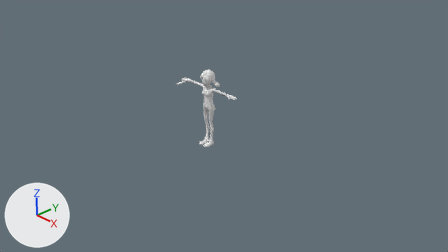
An edit to the Blender file art/wota-girl/wota-girl.blend, drawn before and after from the same camera.
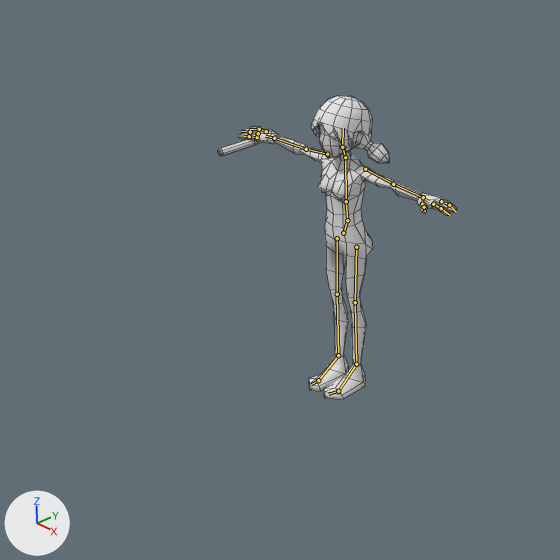
Each version is shown from the file's camera 'Camera', then close up on the part from 27% to 59% of the width and 18% to 75% of the height. Lighting does not change. The marker at lower left points along +X, +Y and +Z. The bones that bend it are drawn over the model as lines in the close-ups. The close-ups show mesh edges as thin lines.

The first close-up shows 'Woman'.
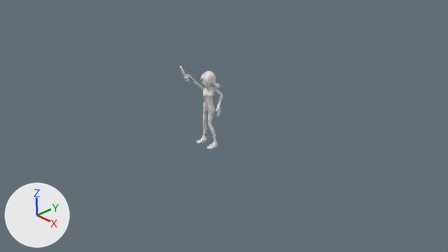
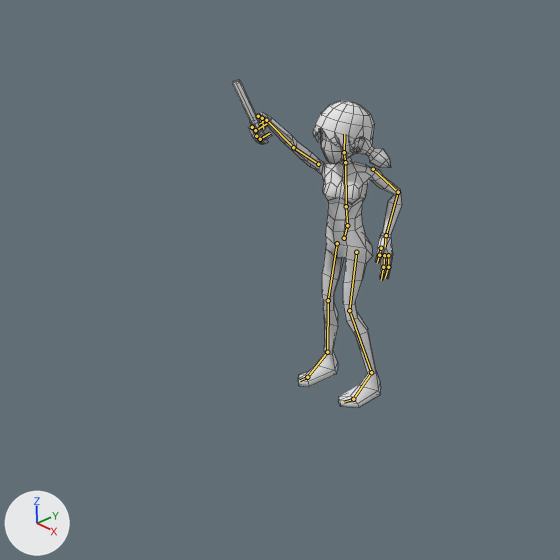
The newer file adds an action. The first version stands in its rest pose; the second is drawn at frame 13 of the action 'LightstickUp'.

What the commit changed:
Bone 'Base' (bone_base) moves from (0.0, 0.0, 0.0) to (0.0, -0.029, 0.013).
Bone 'Torso' (bone_torso) turns from (0, 0, 0) to (0, 32, -1) degrees about its own x, y and z.
Bone 'Head' (bone_head) turns from (0, 0, 0) to (-1, -33, 3) degrees about its own x, y and z.
Bone 'Arm.L' (bone_arm_l) turns from (0, 0, 0) to (16, -2, 42) degrees about its own x, y and z.
Bone 'Forearm.L' (bone_forearm_l) turns from (0, 0, 0) to (-25, 7, 62) degrees about its own x, y and z.
Bone 'Hand.L' (bone_hand_l) turns from (0, 0, 0) to (-11, 22, -17) degrees about its own x, y and z.
Bone 'Arm.R' (bone_arm_r) turns from (0, 0, 0) to (-101, 52, -39) degrees about its own x, y and z.
Bone 'Forearm.R' (bone_forearm_r) turns from (0, 0, 0) to (1, 26, -3) degrees about its own x, y and z.
Bone 'Hand.R' (bone_hand_r) turns from (0, 0, 0) to (65, 30, 4) degrees about its own x, y and z.
Bone 'Thumb0.R' (bone_thumb0_r) moves from (0.0, 0.0, 0.0) to (0.032, -0.006, -0.001).
Bone 'Thumb0.R' (bone_thumb0_r) turns from (0, 0, 0) to (14, 13, -71) degrees about its own x, y and z.
Bone 'Thumb1.R' (bone_thumb1_r) turns from (0, 0, 0) to (91, -1, 24) degrees about its own x, y and z.
Bone 'Index0.R' (bone_index0_r) moves from (0.0, 0.0, 0.0) to (0.001, 0.0, 0.0).
Bone 'Index0.R' (bone_index0_r) turns from (0, 0, 0) to (6, -23, -57) degrees about its own x, y and z.
Bone 'Index1.R' (bone_index1_r) moves from (0.0, 0.0, 0.0) to (0.0, 0.012, 0.005).
Bone 'Index1.R' (bone_index1_r) turns from (0, 0, 0) to (-32, 31, -110) degrees about its own x, y and z.
Bone 'Fingers0.R' (bone_fingers0_r) moves from (0.0, 0.0, 0.0) to (-0.001, 0.0, 0.0).
Bone 'Fingers0.R' (bone_fingers0_r) turns from (0, 0, 0) to (-1, -21, -55) degrees about its own x, y and z.
Bone 'Fingers1.R' (bone_fingers1_r) moves from (0.0, 0.0, 0.0) to (0.0, -0.011, -0.007).
Bone 'Fingers1.R' (bone_fingers1_r) turns from (0, 0, 0) to (-24, 36, -99) degrees about its own x, y and z.
Bone 'Thigh.L' (bone_thigh_l) turns from (0, 0, 0) to (-10, 1, -4) degrees about its own x, y and z.
Bone 'Leg.L' (bone_leg_l) turns from (0, 0, 0) to (19, 3, -12) degrees about its own x, y and z.
Bone 'Foot.L' (bone_foot_l) turns from (0, 0, 0) to (-10, -13, 10) degrees about its own x, y and z.
Bone 'Thigh.R' (bone_thigh_r) turns from (0, 0, 0) to (-11, -1, 1) degrees about its own x, y and z.
Bone 'Leg.R' (bone_leg_r) turns from (0, 0, 0) to (19, -2, 11) degrees about its own x, y and z.
Bone 'Foot.R' (bone_foot_r) turns from (0, 0, 0) to (-10, 13, -9) degrees about its own x, y and z.

Changed parts and their boxes [x1, y1, x2, y2] in the close-ups (560 x 560 px):
'Woman', posed (29% narrower, 8% taller)
    before: [218, 95, 457, 399]
    after: [232, 79, 402, 408]
bone 'Base', root to tip
    before: (343, 233) to (347, 220)
    after: (344, 238) to (347, 225)
bone 'Torso', root to tip
    before: (346, 201) to (345, 157)
    after: (346, 206) to (345, 162)
bone 'Head', root to tip
    before: (342, 147) to (343, 128)
    after: (344, 152) to (344, 134)
bone 'Arm.L', root to tip
    before: (365, 169) to (393, 184)
    after: (373, 169) to (398, 192)
bone 'Forearm.L', root to tip
    before: (393, 184) to (423, 197)
    after: (398, 192) to (386, 235)
bone 'Hand.L', root to tip
    before: (423, 197) to (429, 201)
    after: (386, 235) to (385, 247)
bone 'Arm.R', root to tip
    before: (327, 154) to (306, 149)
    after: (318, 164) to (293, 147)
bone 'Forearm.R', root to tip
    before: (306, 149) to (274, 138)
    after: (293, 147) to (266, 120)
bone 'Hand.R', root to tip
    before: (274, 138) to (265, 136)
    after: (266, 120) to (259, 124)
bone 'Thumb0.R', root to tip
    before: (257, 137) to (249, 136)
    after: (258, 116) to (262, 118)
bone 'Thumb1.R', root to tip
    before: (249, 136) to (239, 135)
    after: (262, 118) to (263, 129)
bone 'Index0.R', root to tip
    before: (258, 133) to (250, 132)
    after: (252, 127) to (255, 130)
bone 'Index1.R', root to tip
    before: (250, 132) to (241, 131)
    after: (255, 130) to (267, 123)
bone 'Fingers0.R', root to tip
    before: (266, 131) to (259, 129)
    after: (256, 136) to (260, 139)
bone 'Fingers1.R', root to tip
    before: (259, 129) to (250, 129)
    after: (260, 139) to (270, 133)
bone 'Thigh.L', root to tip
    before: (356, 247) to (355, 302)
    after: (356, 252) to (349, 310)
bone 'Leg.L', root to tip
    before: (355, 302) to (356, 364)
    after: (349, 310) to (371, 372)
bone 'Foot.L', root to tip
    before: (356, 364) to (338, 391)
    after: (371, 372) to (353, 399)
bone 'Thigh.R', root to tip
    before: (337, 238) to (337, 294)
    after: (337, 243) to (328, 300)
bone 'Leg.R', root to tip
    before: (337, 294) to (338, 355)
    after: (328, 300) to (327, 352)
bone 'Foot.R', root to tip
    before: (338, 355) to (318, 380)
    after: (327, 352) to (307, 377)
